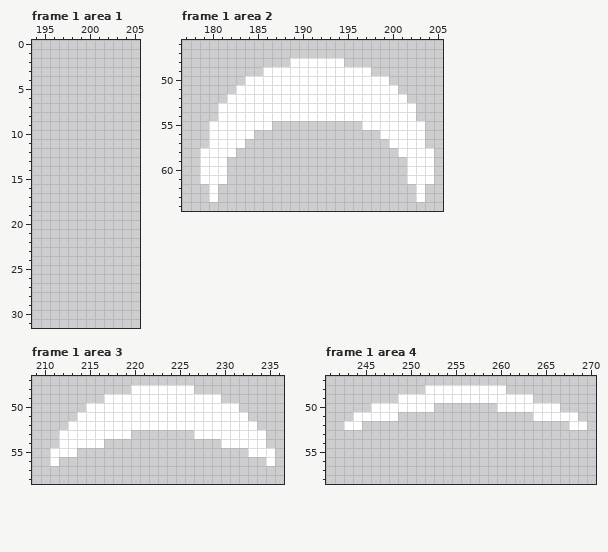
Pixel-art file -- Character_Sheet_001.aseprite. The picture above is the old version.
512x256 pixels, 12 frames. Colours within 5 levels of each other are drawn and written as one. Shown: frame 1 area 1: x 194..205, y 0..31; frame 1 area 2: x 177..205, y 46..64; frame 1 area 3: x 209..236, y 47..58; frame 1 area 4: x 241..270, y 47..58. The commit also changed other frames or places, which this record leaves out.
After:
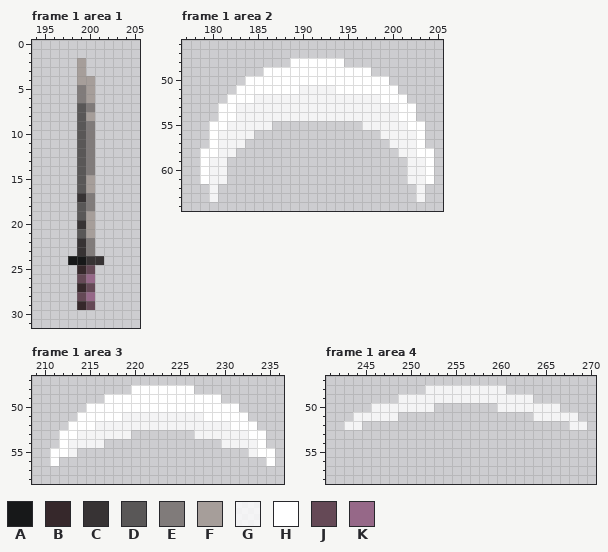
Palette (. is transparent): A #171819  B #36282b  C #373334  D #595757  E #807b7a  F #a69e9a  G #ffffffc8  H #ffffff  J #654956  K #966888
From old to new:
Changed rows in their new state; - is an unchanged pixel.
Frame 1 area 1, layer "Trunk":
first column x 198:
 2 -F--
 3 -F--
 4 -FF-
 5 -EF-
 6 -EF-
 7 -DE-
 8 -DF-
 9 -DE-
10 -DE-
11 -DE-
12 -DE-
13 -DE-
14 -DE-
15 -DF-
16 -DF-
17 -CE-
18 -DE-
19 -DF-
20 -CF-
21 -DF-
22 -CE-
23 -CE-
24 AACC
25 -BJ-
26 -JK-
27 -BJ-
28 -JK-
29 -BJ-
Frame 1 area 2, layer "Trunk":
first column x 180:
51 ----------GGGG----------
52 -----GGGGGGGGGGGGGG-----
53 ---GGGGGGGGGGGGGGGGGG---
54 ---GGGGGGGGGGGGGGGGGG---
55 --GGGGG----------GGGGG--
56 -GGGG--------------GGGG-
57 -GGG----------------GGG-
58 -GG------------------GG-
59 GG--------------------GG
60 GG--------------------GG
61 GG--------------------GG
62 G----------------------G
63 G----------------------G
Frame 1 area 3, layer "Trunk":
first column x 213:
51 ------GGGGGGGGG------
52 ---GGGGGGGGGGGGGGG---
53 -GGGGGG-------GGGGGG-
54 GGGG-------------GGGG
55 G-------------------G
Frame 1 area 4, layer "Trunk":
first column x 243:
48 ---------GGGGGGGGG---------
49 ------GGGGGGGGGGGGGGG------
50 ---GGGGGGG-------GGGGGGG---
51 -GGGGG---------------GGGGG-
52 GG-----------------------GG
Pixel boxes of the changes (left, top, right, bottom) in both pictures:
added: (68, 58, 104, 310)
changed: (209, 85, 425, 202)
changed: (68, 412, 257, 457)
changed: (344, 385, 587, 430)
